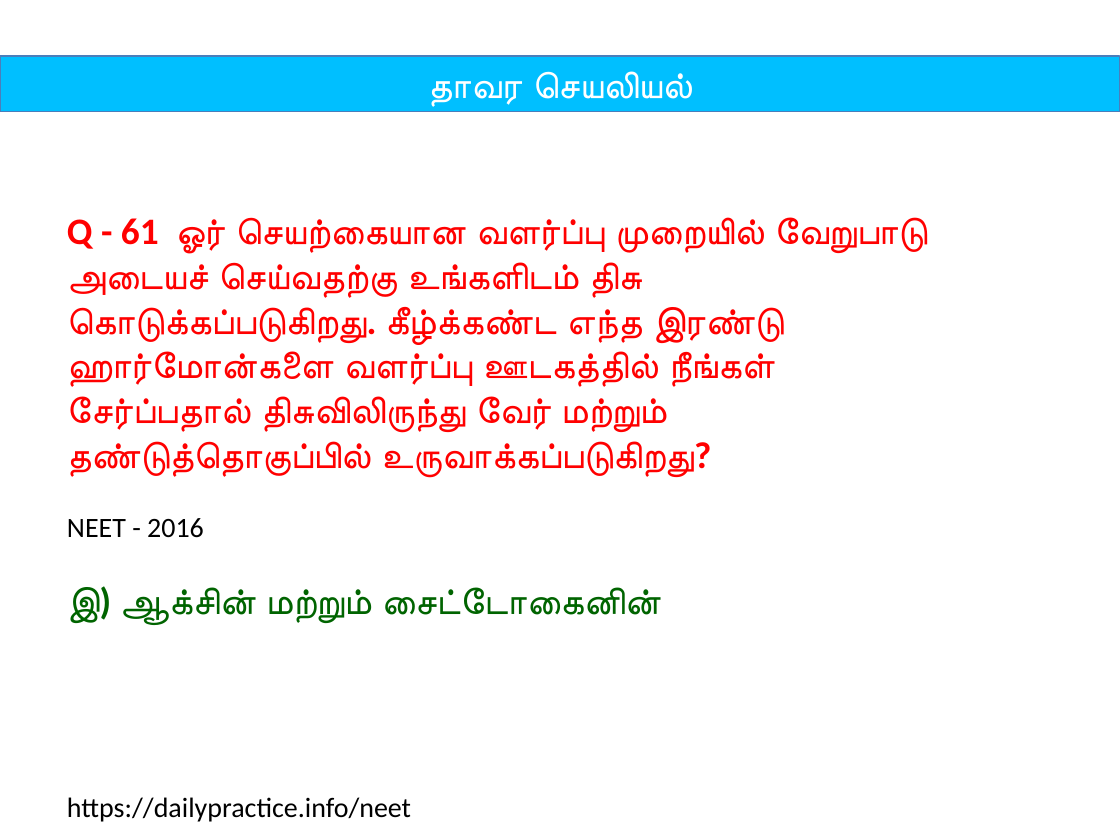
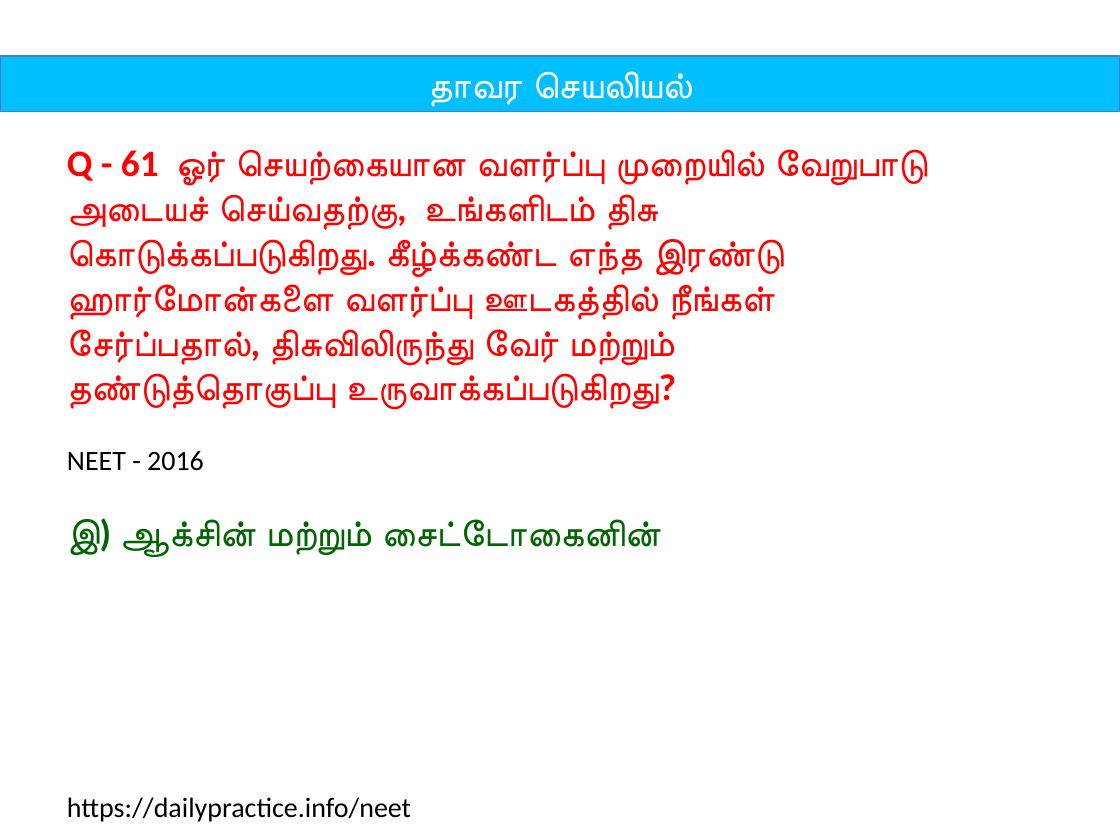
Before and after one commit to tvmani/tvmani.github.io, a slide deck: slide 123 of tamil_biology/unit_05_plant_physiology.pptx. Drawn at 1120x840 pixels with LibreOffice and Linux fonts; fonts in the diff are those of the drawing. Boxes give left, top, right and bottom in pixels: in the first picture for what was removed or moved away, otherwise in the second. Text is boxed around its words. In the diff, an @@ line names an element or a change of style, - is before the commit and + after.

```diff
--- a/tamil_biology/unit_05_plant_physiology.pptx
+++ b/tamil_biology/unit_05_plant_physiology.pptx
@@ text "Q - 61 ஓர் செயற்கையான ..." moved from (x1=67, y1=217, x2=928, y2=624) to (x1=67, y1=149, x2=928, y2=557) @@
@@ text at (x1=67, y1=149, x2=928, y2=410): text changed @@
-Q - 61 ஓர் செயற்கையான வளர்ப்பு முறையில் வேறுபாடு அடையச் செய்வதற்கு உங்களிடம் திசு கொடுக்கப்படுகிறது. கீழ்க்கண்ட எந்த இரண்டு ஹார்மோன்களை வளர்ப்பு ஊடகத்தில் நீங்கள் சேர்ப்பதால் திசுவிலிருந்து வேர் மற்றும் தண்டுத்தொகுப்பில் உருவாக்கப்படுகிறது?
+Q - 61 ஓர் செயற்கையான வளர்ப்பு முறையில் வேறுபாடு அடையச் செய்வதற்கு, உங்களிடம் திசு கொடுக்கப்படுகிறது. கீழ்க்கண்ட எந்த இரண்டு ஹார்மோன்களை வளர்ப்பு ஊடகத்தில் நீங்கள் சேர்ப்பதால், திசுவிலிருந்து வேர் மற்றும் தண்டுத்தொகுப்பு உருவாக்கப்படுகிறது?
```
Also in this commit, not shown: 39 other slides changed, 2 other files.
